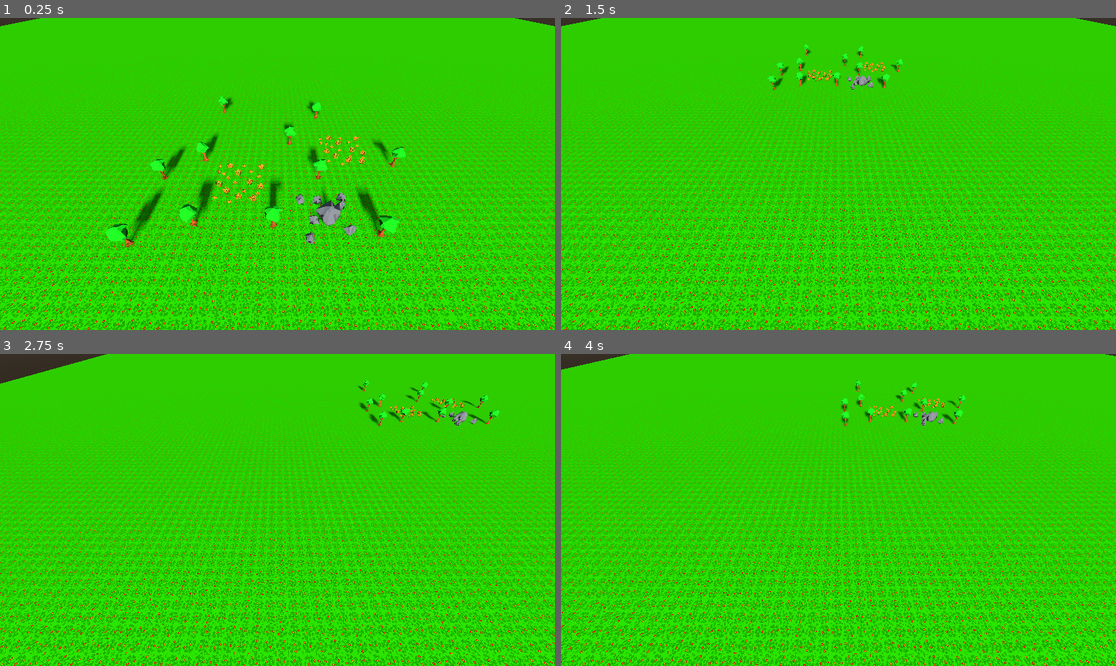
Above: before the commit, frames 1-4 (two rows, left to right).
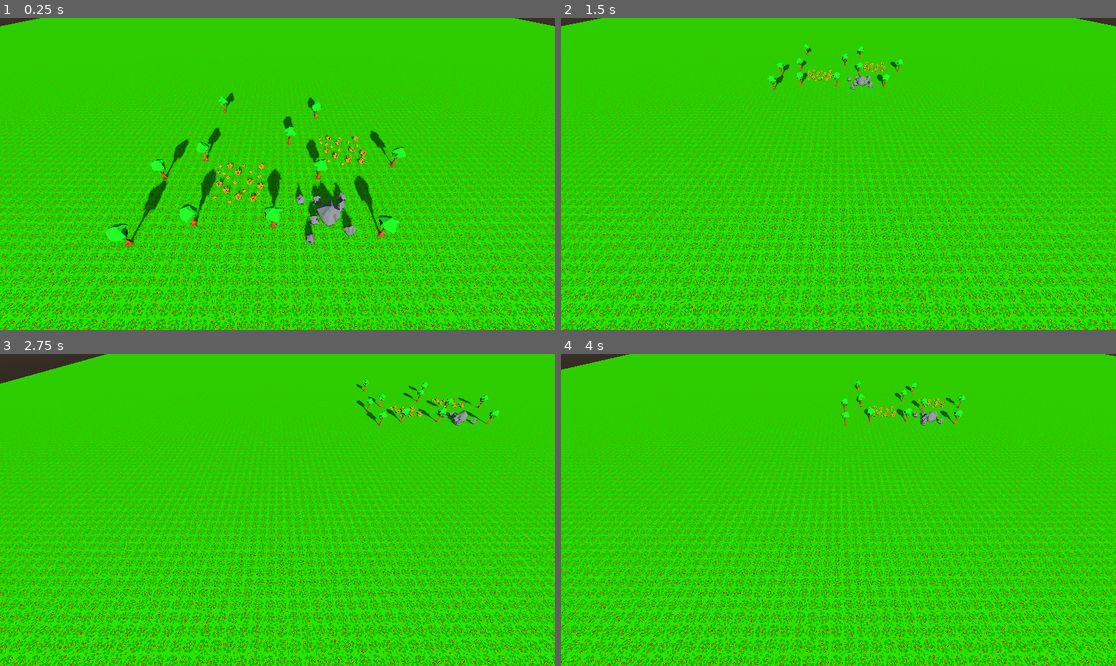
Above: after the commit, the same moments.

Repository: BH3Panzer/EE-Beyond-A-Dream
Game: Godot game, scene res://src/scene/main.tscn
Two runs of this game, one before a commit and one after it. Both use one fixed random seed, a clock stepped at 60 frames per second and the inputs below.
Inputs (mouse positions are in pixels of both pictures, inside the frame that each line leads up to):
- Up to frame 1 (0.25 s): no input
- Up to frame 2 (1.5 s): tap Enter at 0.5 s; move the mouse to (960, 158) at 0.52 s; hold S (camera_backward) 0.53-1.28 s; move the mouse to (727, 189) at 1.27 s; tap W (camera_forward) at 1.35 s
- Up to frame 3 (2.75 s): tap Space at 2 s; move the mouse to (333, 441) at 2.02 s; hold A (camera_left) from 2.03 s (still down)
- Up to frame 4 (4 s): move the mouse to (810, 572) at 2.77 s; release A (camera_left) at 2.78 s; tap Middle mouse button (camera_pan) at 2.85 s; tap Enter at 3.5 s; move the mouse to (1005, 556) at 3.52 s; hold D (camera_right) from 3.53 s (still down)

The runs differ from the first frame. In frame 1, 2.5% of the frame differs, in the area x 22-71%, y 24-74%; in frame 2, 0.3%; in frame 3, 0.3%; in frame 4, 0.3%.

Commit message:
fixed shadows

Diff:
--- a/project.godot
+++ b/project.godot
@@ -90,7 +90,6 @@
 renderer/rendering_method="gl_compatibility"
 renderer/rendering_method.mobile="gl_compatibility"
 textures/vram_compression/import_s3tc_bptc=true
-lights_and_shadows/directional_shadow/size=1024
 textures/default_filters/anisotropic_filtering_level=0
 textures/decals/filter=0
 textures/light_projectors/filter=0
